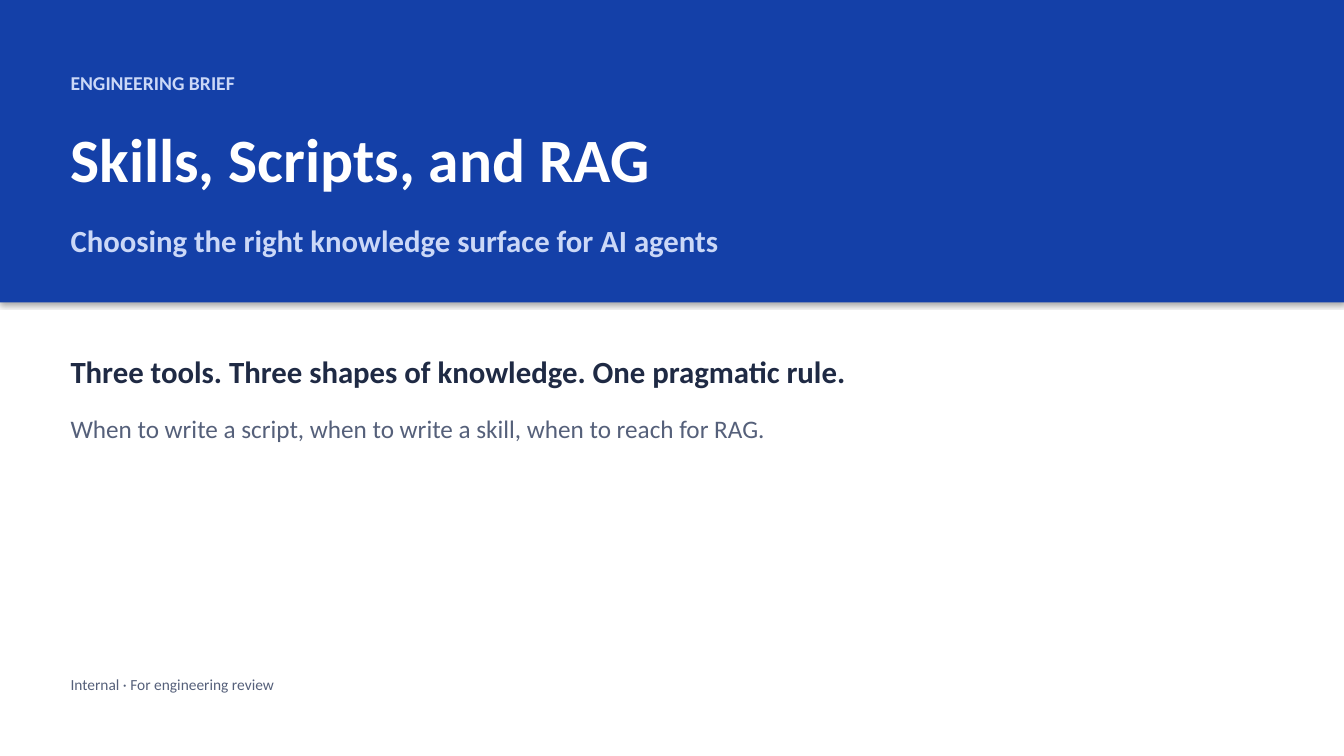
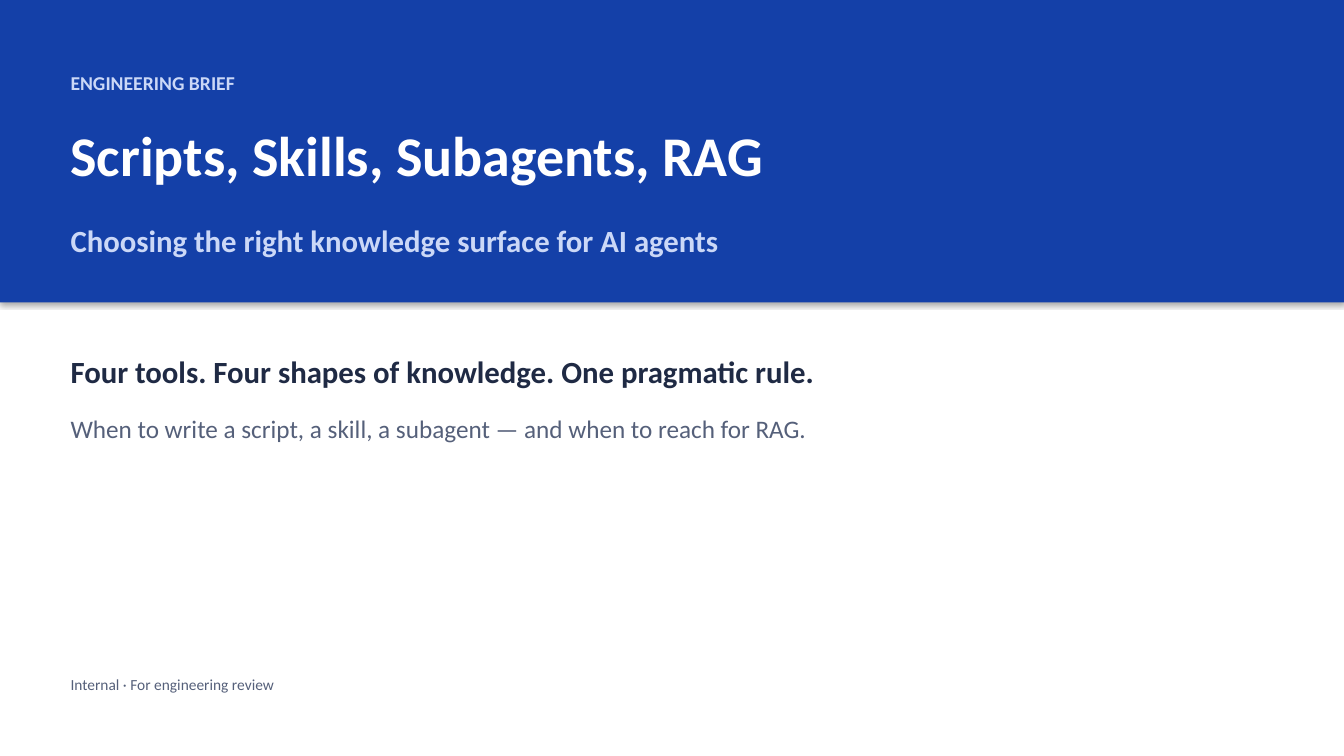
Before and after one commit to kreonakrish/pmos, a slide deck: slide 1 of docs/agent_knowledge_strategy.pptx. Drawn at 1344x756 pixels with LibreOffice and Linux fonts; fonts in the diff are those of the drawing. Boxes give left, top, right and bottom in pixels: in the first picture for what was removed or moved away, otherwise in the second. Text is boxed around its words. In the diff, an @@ line names an element or a change of style, - is before the commit and + after.

```diff
--- a/docs/agent_knowledge_strategy.pptx
+++ b/docs/agent_knowledge_strategy.pptx
@@ text at box(71, 136, 762, 186): text changed; size 44 to 40 pt @@
-Skills, Scripts, and RAG
+Scripts, Skills, Subagents, RAG
@@ text at box(71, 361, 814, 389): text changed @@
-Three tools. Three shapes of knowledge. One pragmatic rule.
+Four tools. Four shapes of knowledge. One pragmatic rule.
@@ text at box(71, 420, 806, 443): text changed @@
-When to write a script, when to write a skill, when to reach for RAG.
+When to write a script, a skill, a subagent — and when to reach for RAG.
```
Also in this commit, not shown: 9 other slides changed, 2 slides added, 1 other file.
